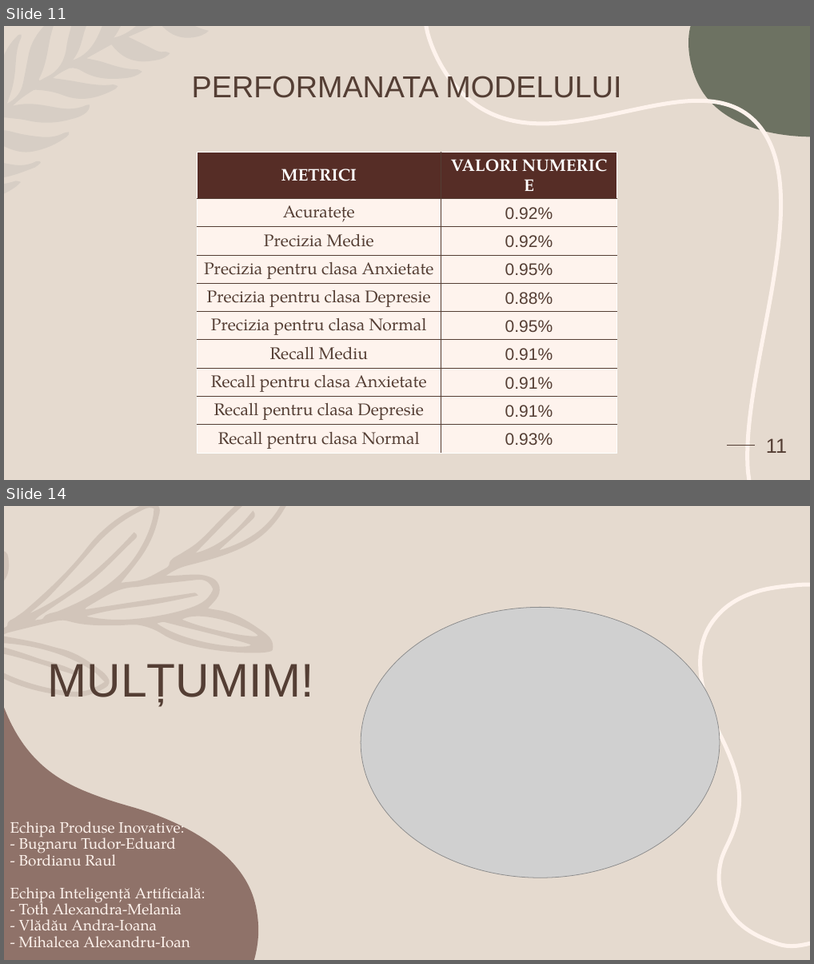
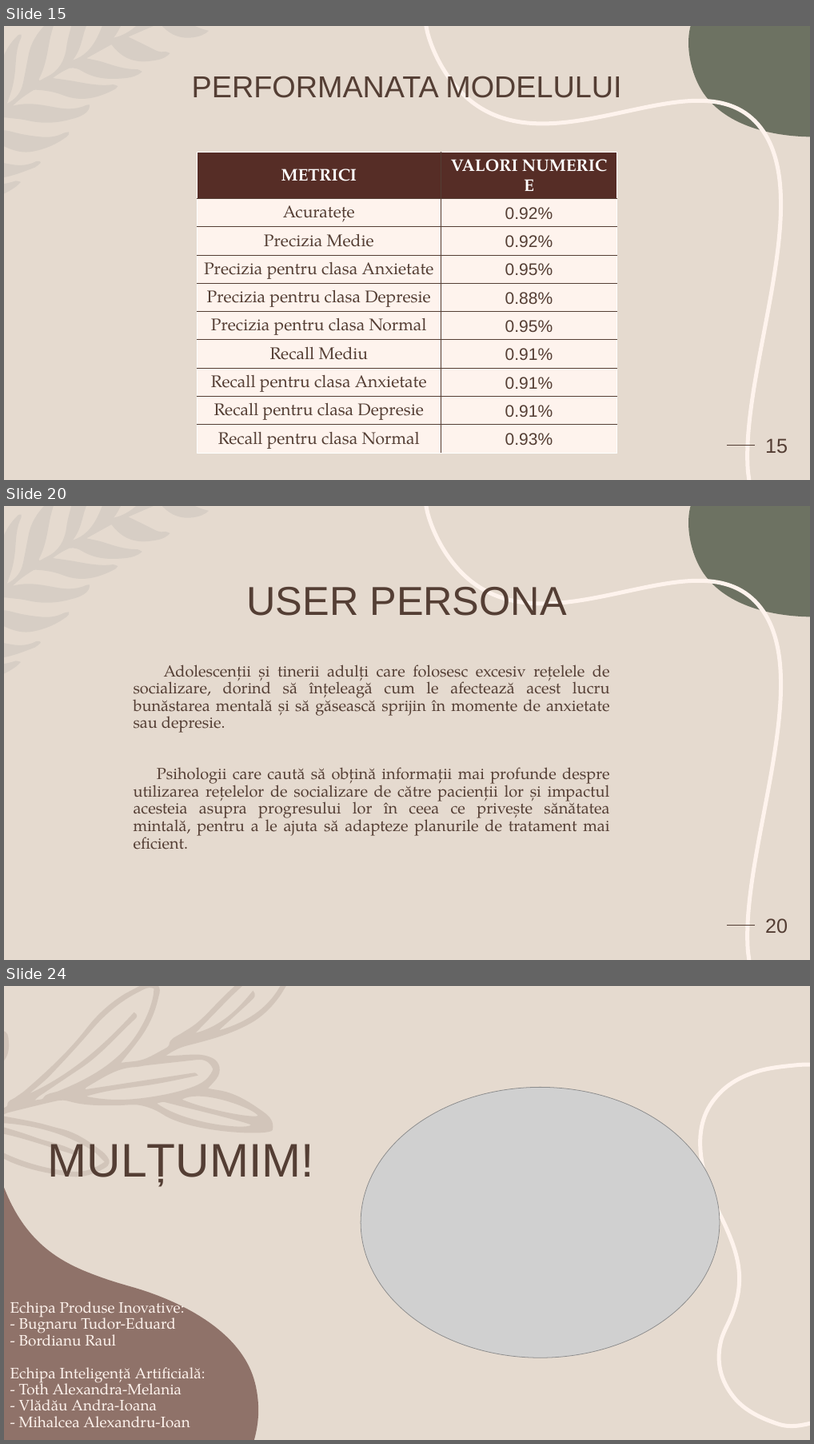
Before and after one commit to Alexandra7a/FuzzyMinds, a slide deck: docs/Teen Mental Health Presentation.pptx. Shown one above the other, each under a label of ours: slides 11 and 14 before the commit, slides 15, 20 and 24 after it; the slides between them are not shown. The pictures are 814x964 and 814x1444 pixels, drawn with LibreOffice and Linux fonts; fonts in the diff are those of the drawing; grey boxes stand for pictures. Boxes give left, top, right and bottom in pixels: in the first picture for what was removed or moved away, otherwise in the second. Text is boxed around its words. In the diff, an @@ line names an element or a change of style, - is before the commit and + after.

```diff
--- a/docs/Teen Mental Health Presentation.pptx
+++ b/docs/Teen Mental Health Presentation.pptx
@@ slide 20 added at bbox=[4, 506, 810, 960], background #E5DACF; not listed: 4 template elements that a slide beside it also shows @@
@@ title added at bbox=[247, 587, 566, 616], 48 pt, text #543E34 @@
+USER PERSONA
@@ text added at bbox=[134, 664, 610, 849], 19 pt, text #543E34 @@
+Adolescenții și tinerii adulți care folosesc excesiv rețelele de socializare, dorind să înțeleagă cum le afectează acest lucru bunăstarea mentală și să găsească sprijin în momente de anxietate sau depresie.
+Psihologii care caută să obțină informații mai profunde despre utilizarea rețelelor de socializare de către pacienții lor și impactul acesteia asupra progresului lor în ceea ce privește sănătatea mintală, pentru a le ajuta să adapteze planurile de tratament mai eficient.
@@ page number added at bbox=[766, 918, 788, 932], 24 pt, text #543E34 @@
+20
@@ what was slide 11 is now slide 15 @@
@@ page number at bbox=[766, 438, 788, 452]: text changed @@
-11
+15
@@ what was slide 14 is now slide 24 @@
```
Also in this commit, not shown: 5 slides changed, 11 other slides added, 2 slides removed, 1 other file.
